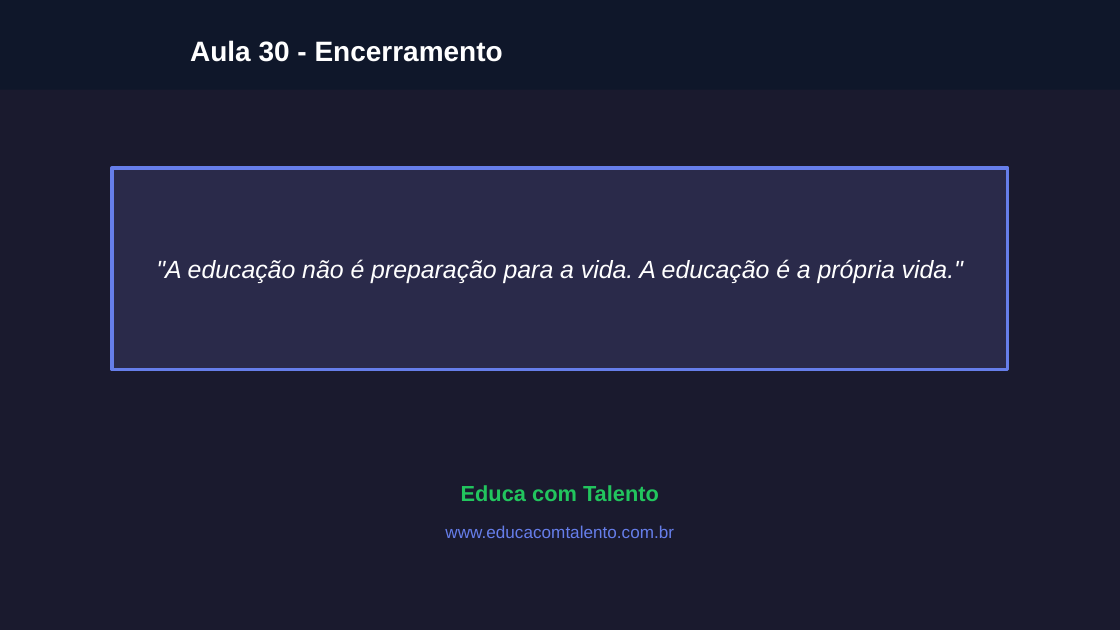
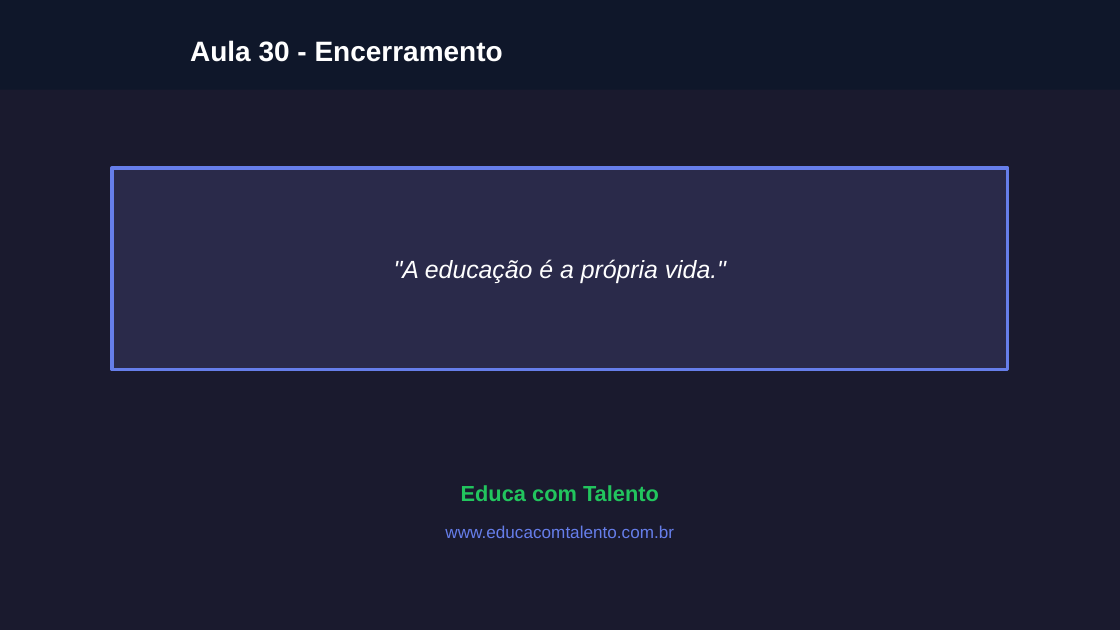
Before and after one commit to almirmeira/educa-com-talento, a slide deck: slide 9 of apresentacoes/foco-produtividade/aula-30-encerramento.pptx. Drawn at 1120x630 pixels with LibreOffice and Linux fonts; fonts in the diff are those of the drawing; grey boxes stand for pictures; background and template pictures are left out. Boxes give left, top, right and bottom in pixels: in the first picture for what was removed or moved away, otherwise in the second. Text is boxed around its words. In the diff, an @@ line names an element or a change of style, - is before the commit and + after.

```diff
--- a/apresentacoes/foco-produtividade/aula-30-encerramento.pptx
+++ b/apresentacoes/foco-produtividade/aula-30-encerramento.pptx
@@ text at (x1=394, y1=259, x2=726, y2=283): text changed @@
-"A educação não é preparação para a vida. A educação é a própria vida."
+"A educação é a própria vida."
```
Also in this commit, not shown: 7 other slides changed, 27 other files.
